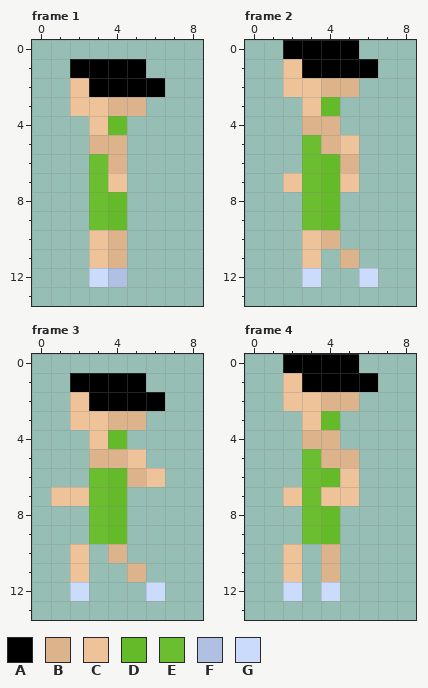
One commit to this pixel-art file: Assets/PersonalAssets/NPC/Day1/Man4DayOneCorrectLeftWalk.aseprite. Above: the version before the commit.
9x14 pixels, 10 frames. Shown: frame 1, frame 2, frame 3, frame 4. The commit also changed other frames, which this record leaves out.
Palette (. is transparent): A #000000  B #ddb38b  C #eec39a  D #65ba2a  E #6abe30  F #b0c0e3  G #cbdbfc
And afterwards:
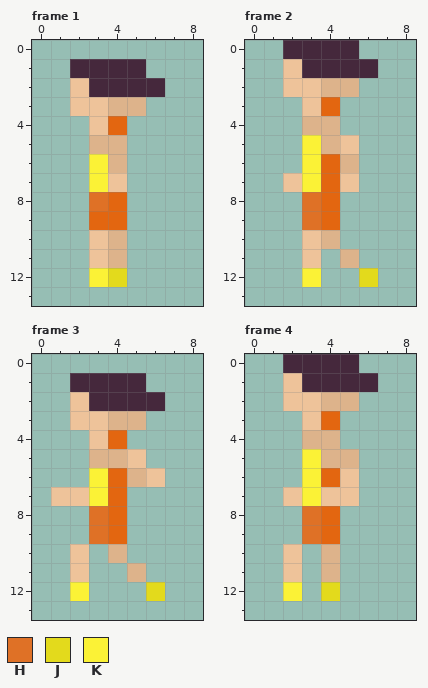
Colours new in this view: H #df7126  J #e3da1c  K #fbf236
Commit message: Assets update All skins for NPCs for day two made
Diff:
Colour A changes from #000000 to #45283c.
Colour D changes from #65ba2a to #e36610.
Frame 1:
Colour E gives way to colour D in row 9 at x 3.
Colour E gives way to colour H in row 8 at x 3.
Colour F gives way to colour J in row 12 at x 4.
Colour E gives way to colour K in rows 6 to 7 at x 3.
Colour G gives way to colour K in row 12 at x 3.
Frame 2:
Colour E gives way to colour H in rows 8 to 9 at x 3.
Colour G gives way to colour J in row 12 at x 6.
Colour E gives way to colour K in rows 5 to 7 at x 3.
Colour G gives way to colour K in row 12 at x 3.
Frame 3:
Colour E gives way to colour H in rows 8 to 9 at x 3.
Colour G gives way to colour J in row 12 at x 6.
Colour E gives way to colour K in rows 6 to 7 at x 3.
Colour G gives way to colour K in row 12 at x 2.
Frame 4:
Colour E gives way to colour H in rows 8 to 9 at x 3.
Colour G gives way to colour J in row 12 at x 4.
Colour E gives way to colour K in rows 5 to 7 at x 3.
Colour G gives way to colour K in row 12 at x 2.
Pixel boxes of the changes (left, top, right, bottom) in both pictures:
changed: (70, 59, 165, 287)
changed: (283, 40, 378, 287)
changed: (70, 373, 165, 601)
changed: (283, 354, 378, 601)
